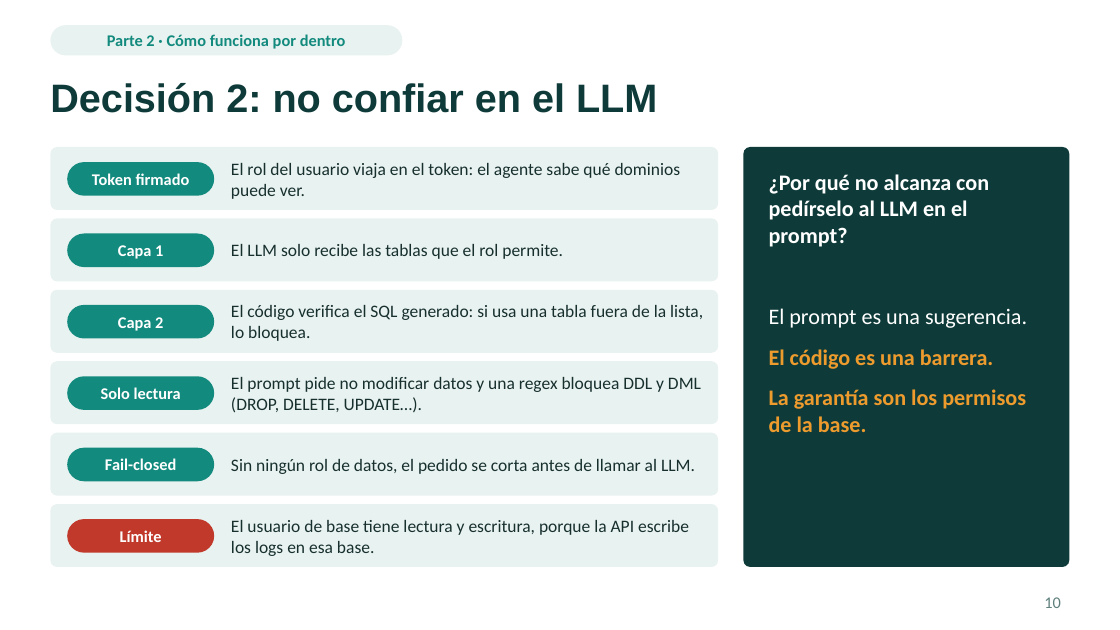
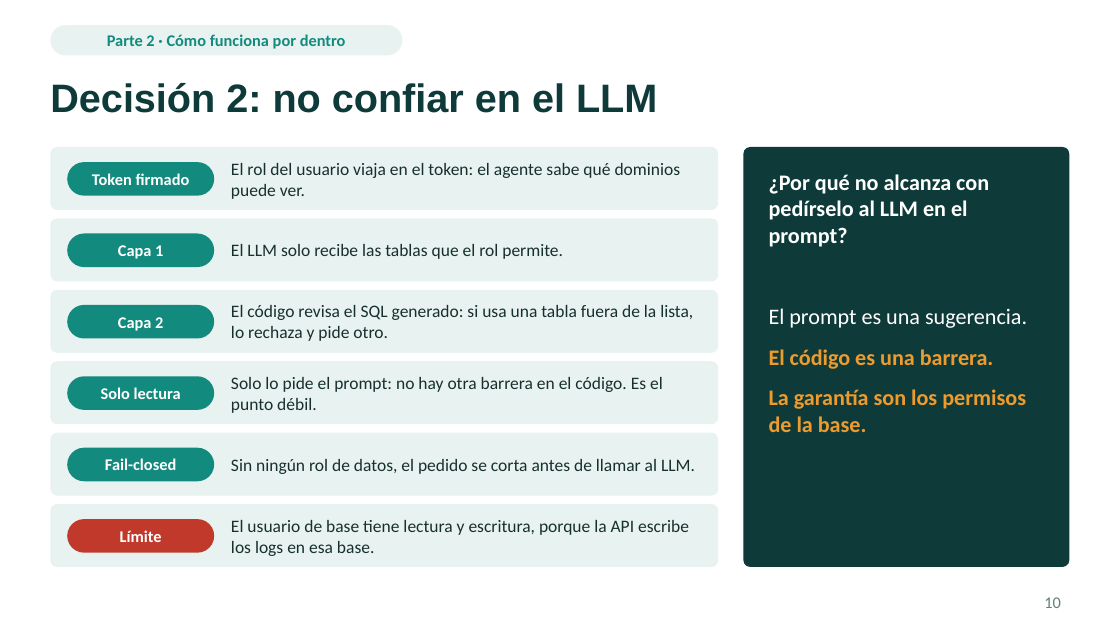
Before and after one commit to emiber/UTDT, a slide deck: slide 10 of docs/presentacion/presentacion.pptx. Drawn at 1120x630 pixels with LibreOffice and Linux fonts; fonts in the diff are those of the drawing. Boxes give left, top, right and bottom in pixels: in the first picture for what was removed or moved away, otherwise in the second. Text is boxed around its words. In the diff, an @@ line names an element or a change of style, - is before the commit and + after.

```diff
--- a/docs/presentacion/presentacion.pptx
+++ b/docs/presentacion/presentacion.pptx
@@ text at (x1=231, y1=305, x2=693, y2=341): text changed @@
-El código verifica el SQL generado: si usa una tabla fuera de la lista, lo bloquea.
+El código revisa el SQL generado: si usa una tabla fuera de la lista, lo rechaza y pide otro.
@@ text at (x1=231, y1=377, x2=663, y2=413): text changed @@
-El prompt pide no modificar datos y una regex bloquea DDL y DML (DROP, DELETE, UPDATE…).
+Solo lo pide el prompt: no hay otra barrera en el código. Es el punto débil.
```
Also in this commit, not shown: 14 other slides changed, 3 other files.
